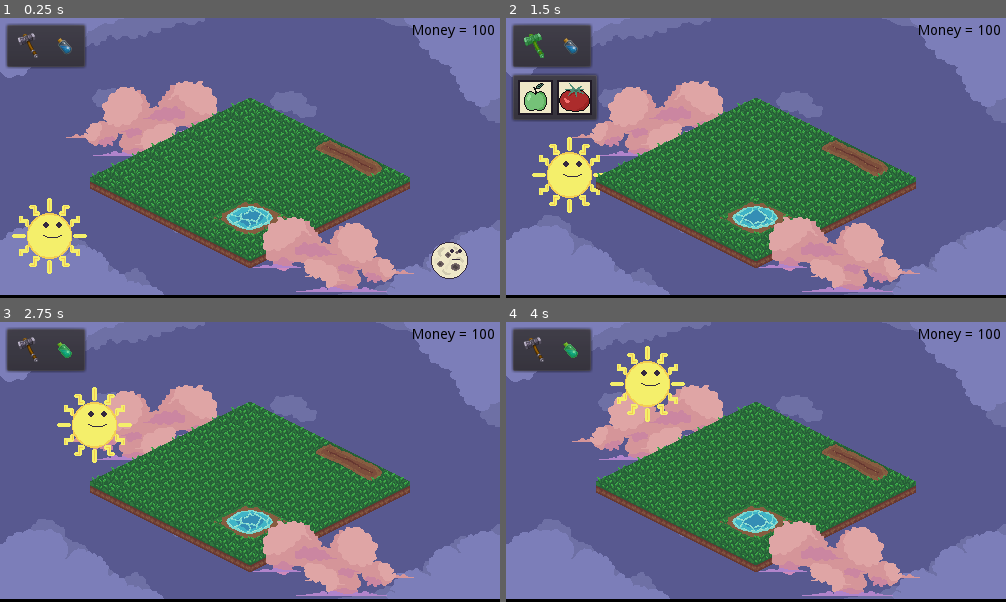
Above: before the commit, frames 1-4 (two rows, left to right).
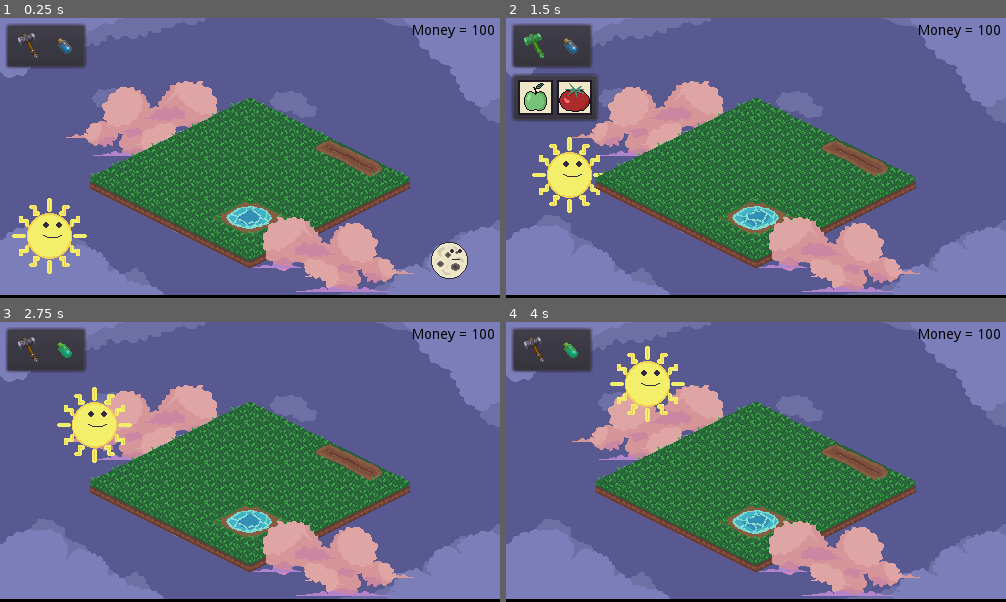
Above: after the commit, the same moments.

Repository: Valentino-02/New-Wild-Jam
Game: Godot game, scene res://src/levels/Test_Level.tscn
The game is run twice, just before and just after one commit, with the same random seed, the same clock (stepped at 60 frames per second) and the same inputs.
Inputs (mouse positions are in pixels of both pictures, inside the frame that each line leads up to):
- Up to frame 1 (0.25 s): no input
- Up to frame 2 (1.5 s): click (536, 46) at 0.5 s; click (576, 96) at 1.27 s
- Up to frame 3 (2.75 s): click (65, 350) at 2 s
- Up to frame 4 (4 s): click (536, 350) at 2.75 s; click (571, 350) at 3.5 s

The runs differ from the first frame. In frame 1, 1.4% of the frame differs, in the area x 18-82%, y 32-79%; in frame 2, 1.4%; in frame 3, 1.4%; in frame 4, 1.4%.

Commit message:
change object to place

Diff:
--- a/src/UI/Build_Button.gd
+++ b/src/UI/Build_Button.gd
@@ -12,7 +12,6 @@
 	game_manager.buttons.append(self)
 	update_can_buy(game_manager.money)
 
-
 func _on_BuildButton_pressed() -> void:
 	if _can_buy:
 		game_manager.current_object = object_name
--- a/src/levels/Test_Level.tscn
+++ b/src/levels/Test_Level.tscn
@@ -61,7 +61,6 @@
 [node name="Floor" type="AnimatedSprite" parent="."]
 position = Vector2( 10, 85 )
 frames = SubResource( 3 )
-frame = 1
 playing = true
 
 [node name="Cloud2" type="Sprite" parent="."]
--- a/src/systems/Mouse.gd
+++ b/src/systems/Mouse.gd
@@ -14,9 +14,16 @@
 	game_manager.mouse = self
 
 func placing_down() -> void:
-	_is_placing = true
-	_object_to_place = load(game_manager.current_object_path).instance()
-	self.add_child(_object_to_place)
+	if _is_placing == false:
+		_is_placing = true
+		_object_to_place = load(game_manager.current_object_path).instance()
+		self.add_child(_object_to_place)
+	if _is_placing == true:
+		_object_to_place.queue_free()
+		_object_to_place = load(game_manager.current_object_path).instance()
+		self.add_child(_object_to_place)
+
+
 
 func stop_placing() -> void:
 	_is_placing = false
--- a/src/systems/managers/Game_Manager.gd
+++ b/src/systems/managers/Game_Manager.gd
@@ -12,8 +12,6 @@
 var decoration : int
 
 func start_placing() -> void:
-	if is_placing == false:
-		is_placing = true
 		current_object_path = object_data.get_path_by_name(current_object)
 		mouse.placing_down()
 
